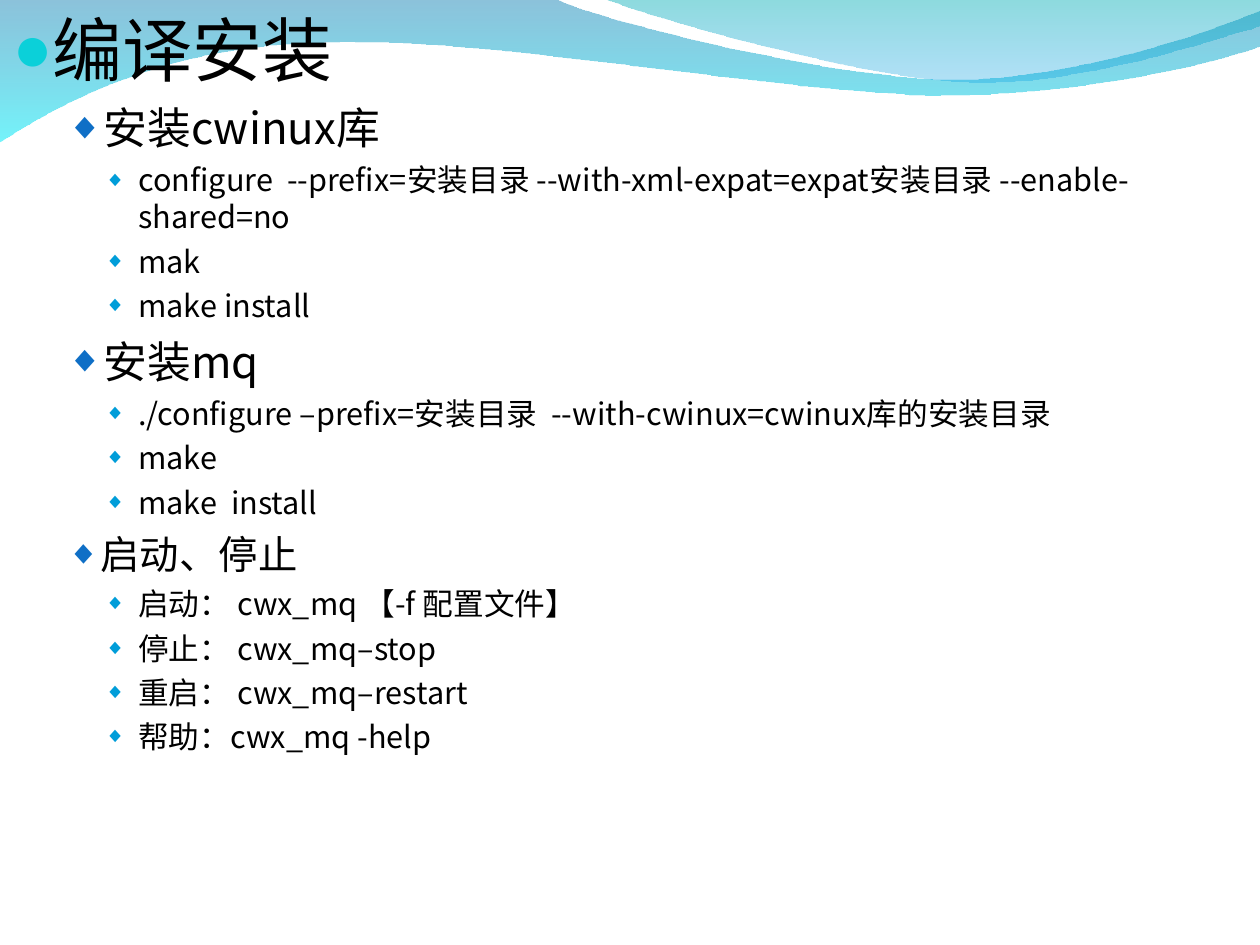
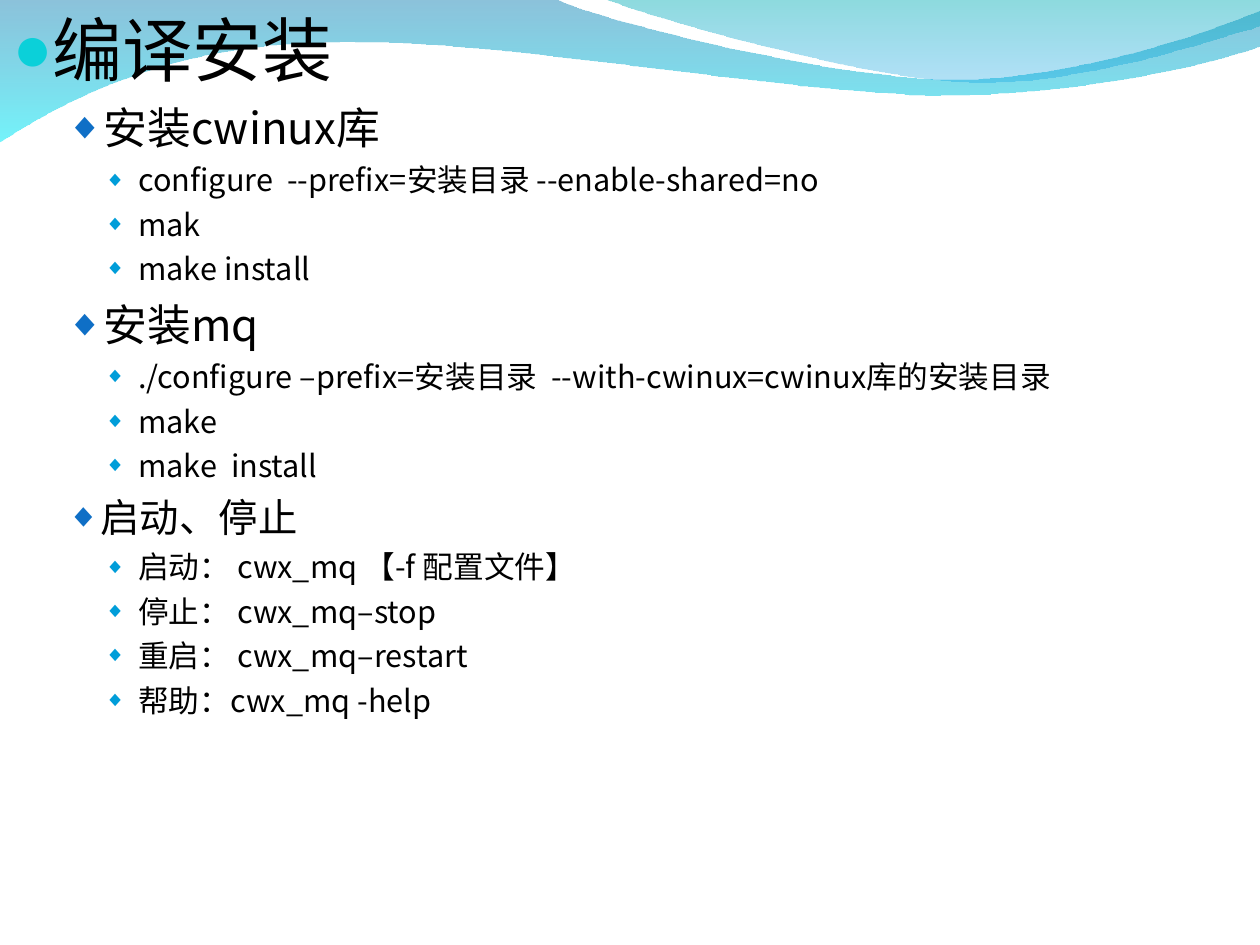
Before and after one commit to burstas/cwinux-mq, a slide deck: slide 8 of mq/doc/mq_introduce.ppt. Drawn at 1260x945 pixels with LibreOffice and Linux fonts; fonts in the diff are those of the drawing; background and template pictures are left out. Boxes give left, top, right and bottom in pixels: in the first picture for what was removed or moved away, otherwise in the second. Text is boxed around its words. In the diff, an @@ line names an element or a change of style, - is before the commit and + after.

```diff
--- a/mq/doc/mq_introduce.ppt
+++ b/mq/doc/mq_introduce.ppt
@@ text at (x1=138, y1=165, x2=819, y2=199): text changed @@
-    ◆ configure --prefix=安装目录 --with-xml-expat=expat安装目录 --enable-shared=no
+    ◆ configure --prefix=安装目录 --enable-shared=no
```
Also in this commit, not shown: 2 other slides changed, 5 other files.
